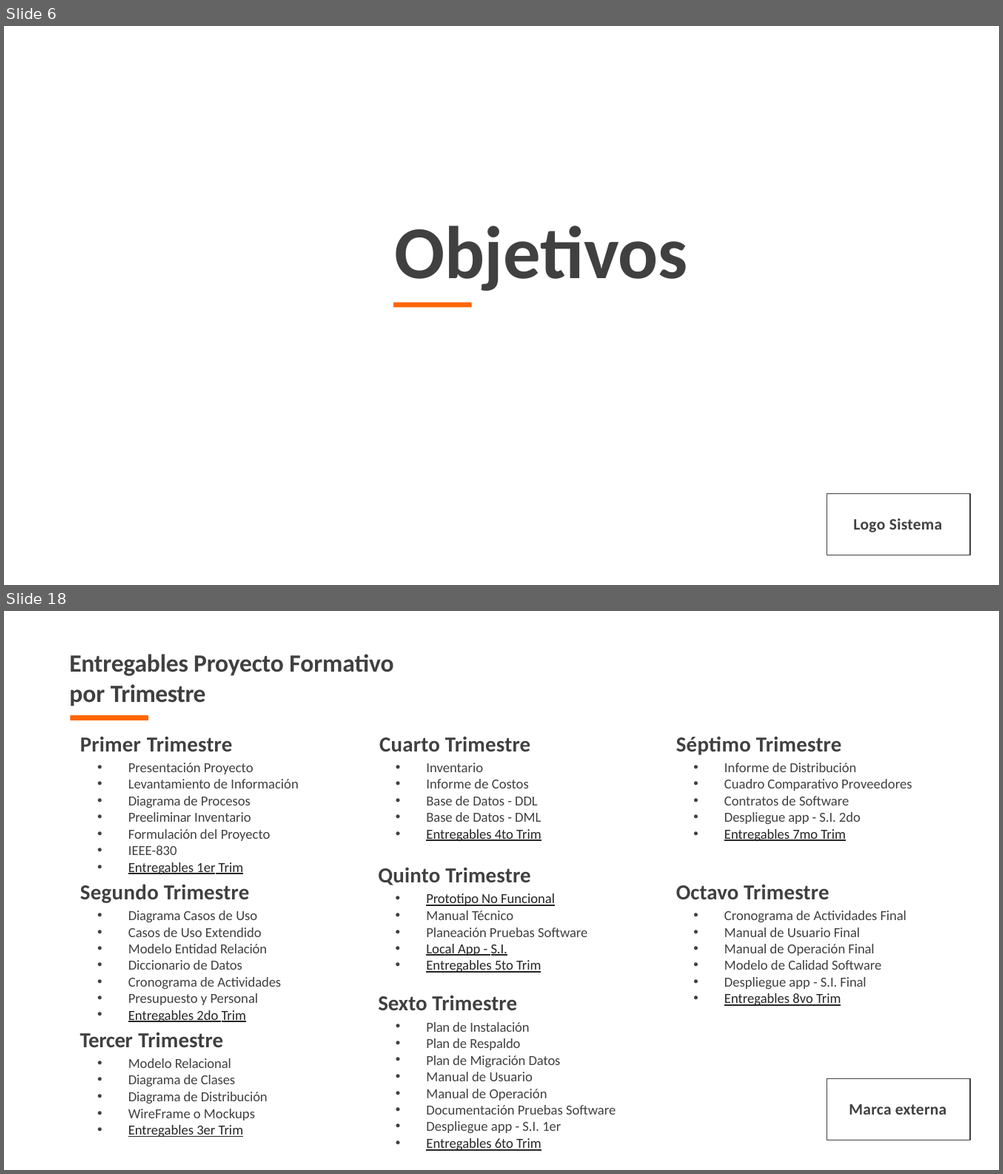
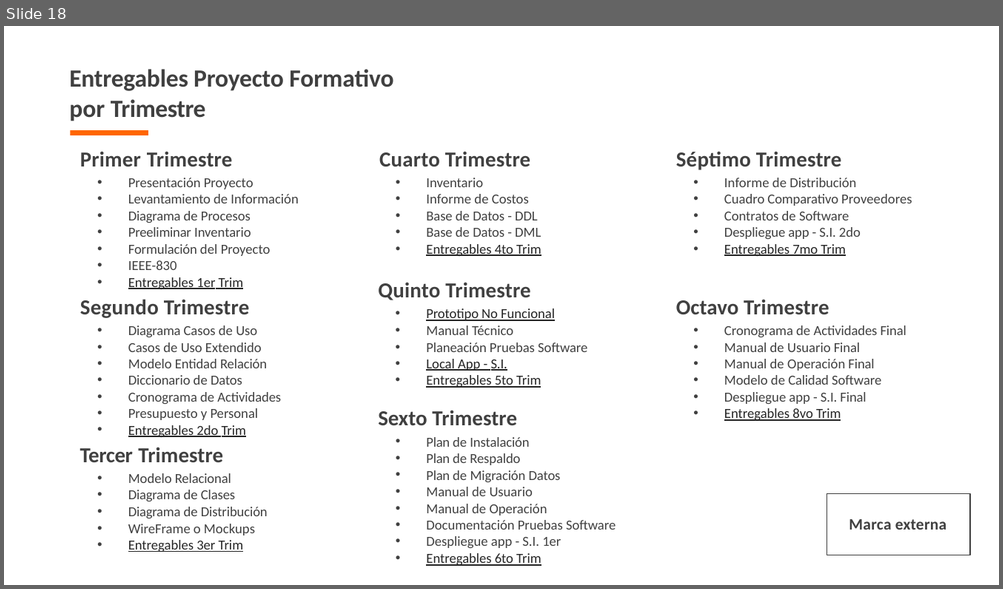
Before and after one commit to tataAntolinez/JOYASPRECIOSAS3D, a slide deck: app/app_documentacion/1er_trim/1_1_1_presentacion_proyecto-convertido (1).pptx. Shown one above the other, each under a label of ours: slides 6 and 18 before the commit, slide 18 after it; the slides between them are not shown. The pictures are 1003x1174 and 1003x589 pixels, drawn with LibreOffice and Linux fonts; fonts in the diff are those of the drawing; background and template pictures are left out. Boxes give left, top, right and bottom in pixels: in the first picture for what was removed or moved away, otherwise in the second. Text is boxed around its words. In the diff, an @@ line names an element or a change of style, - is before the commit and + after.

```diff
--- a/app/app_documentacion/1er_trim/1_1_1_presentacion_proyecto-convertido (1).pptx
+++ b/app/app_documentacion/1er_trim/1_1_1_presentacion_proyecto-convertido (1).pptx
@@ slide 6 removed at (x1=4, y1=26, x2=999, y2=585), background #FFFFFF @@
@@ title removed at (x1=394, y1=226, x2=688, y2=291) @@
-Objetivos
@@ freeform shape removed at (x1=394, y1=303, x2=472, y2=307) @@
@@ rectangle removed at (x1=826, y1=494, x2=970, y2=556) @@
-Logo Sistema
```
Also in this commit, not shown: 8 slides changed, 9 slides added, 9 other slides removed, 10 other files.
